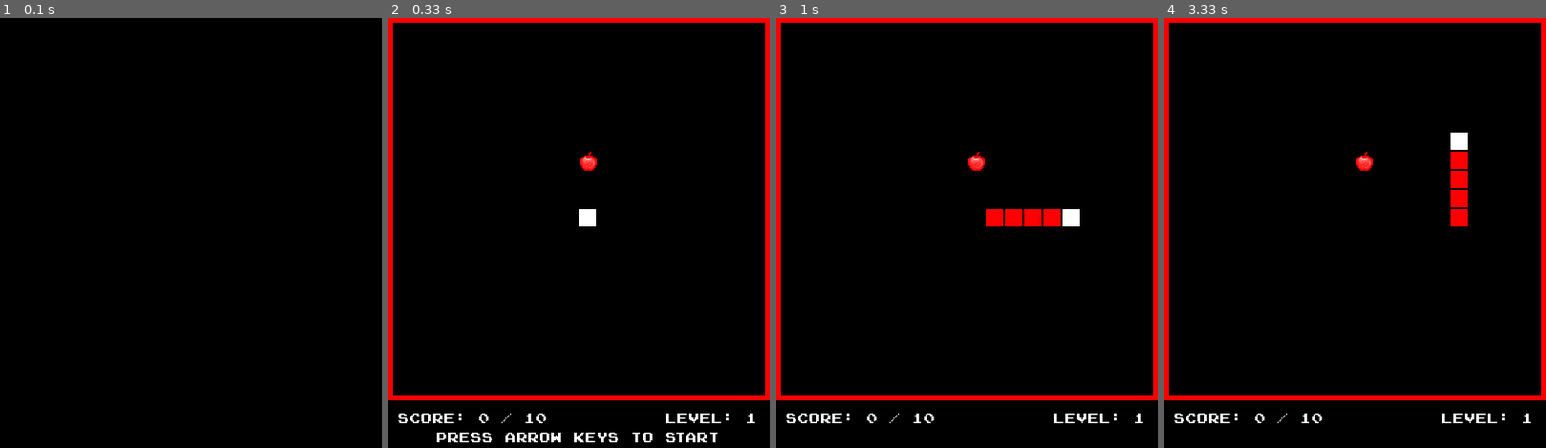
Above: before the commit, frames 1-4 (left to right).
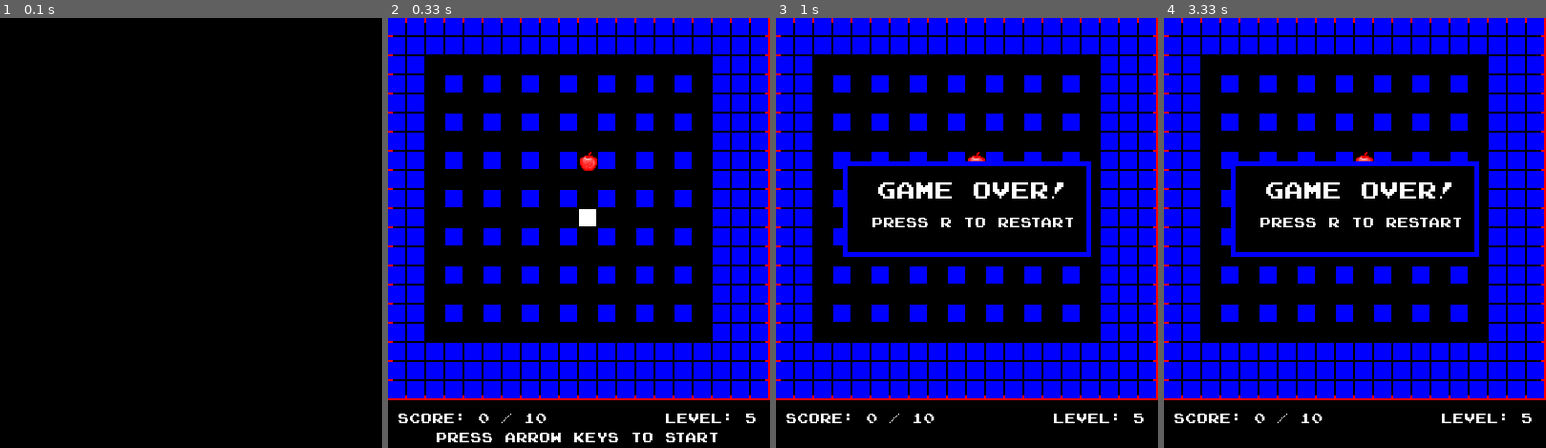
Above: after the commit, the same moments.

Repository: egortrussov/python-projects
Game: pygame game, started from snake_game/script.py
Two runs of this game, one before a commit and one after it. Both use one fixed random seed, a clock stepped at 60 frames per second and the inputs below.
Inputs:
- Up to frame 1 (0.1 s): no input
- Up to frame 2 (0.33 s): no input
- Up to frame 3 (1 s): hold Right 0.33-0.8 s; hold Up from 0.83 s (still down)
- Up to frame 4 (3.33 s): release Up at 1.13 s

Frame 1 is identical in both runs. In frame 2, 40% of the frame differs, in the area x 0-100%, y 0-95%; in frame 3, 42%; in frame 4, 42%.

Commit message:
get wifi passwords program

Diff:
--- /dev/null
+++ b/olymp/script.py
@@ -0,0 +1,15 @@
+import math
+
+Q = int(input())
+
+II = 0
+
+while (II < Q):
+    n = int(input())
+    ans = 0
+    for i in range(1, math.floor(n / 2) + 1):
+        ans += i * 8 * i
+
+    print(ans)
+
+    II += 1
--- a/snake_game/script.py
+++ b/snake_game/script.py
@@ -36,7 +36,7 @@
 isGameOver = False
 isNextLevelMenu = False
 isFinishGameMenu = False
-level = 1
+level = 5
 goalScore = 10
 levelNum = 5
 walls = []
--- /dev/null
+++ b/wifi-passwords/script.py
@@ -0,0 +1,15 @@
+import subprocess
+
+a = subprocess.check_output(['netsh', 'wlan', 'show', 'profiles']).decode('cp866').split('\n')
+
+a = [i.split(':')[1][1:-1] for i in a if "Все профили пользователей" in i]
+
+for i in a:
+    results = subprocess.check_output(['netsh', 'wlan', 'show', 'profile', i, 'key=clear']).decode('cp866').split('\n')
+
+    results = [b.split(':')[1][1:-1] for b in results if "Содержимое ключа" in b]
+
+    try:
+        print("{:<30}: {:<}".format(i, results[0]))
+    except IndexError:
+        print("{:<30}: {:<}".format(i, ''))
Not shown, added: snake_game.zip
